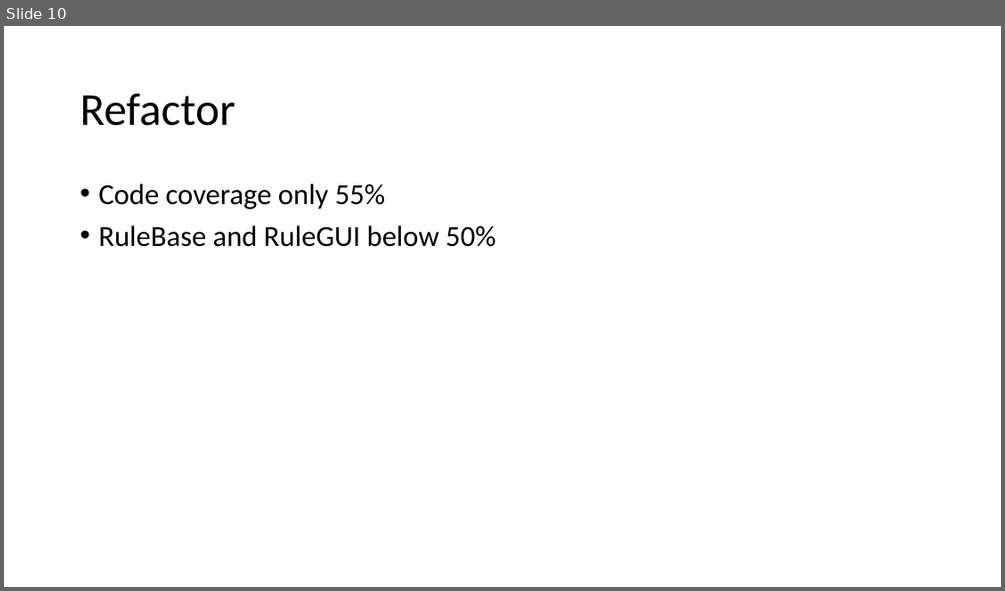
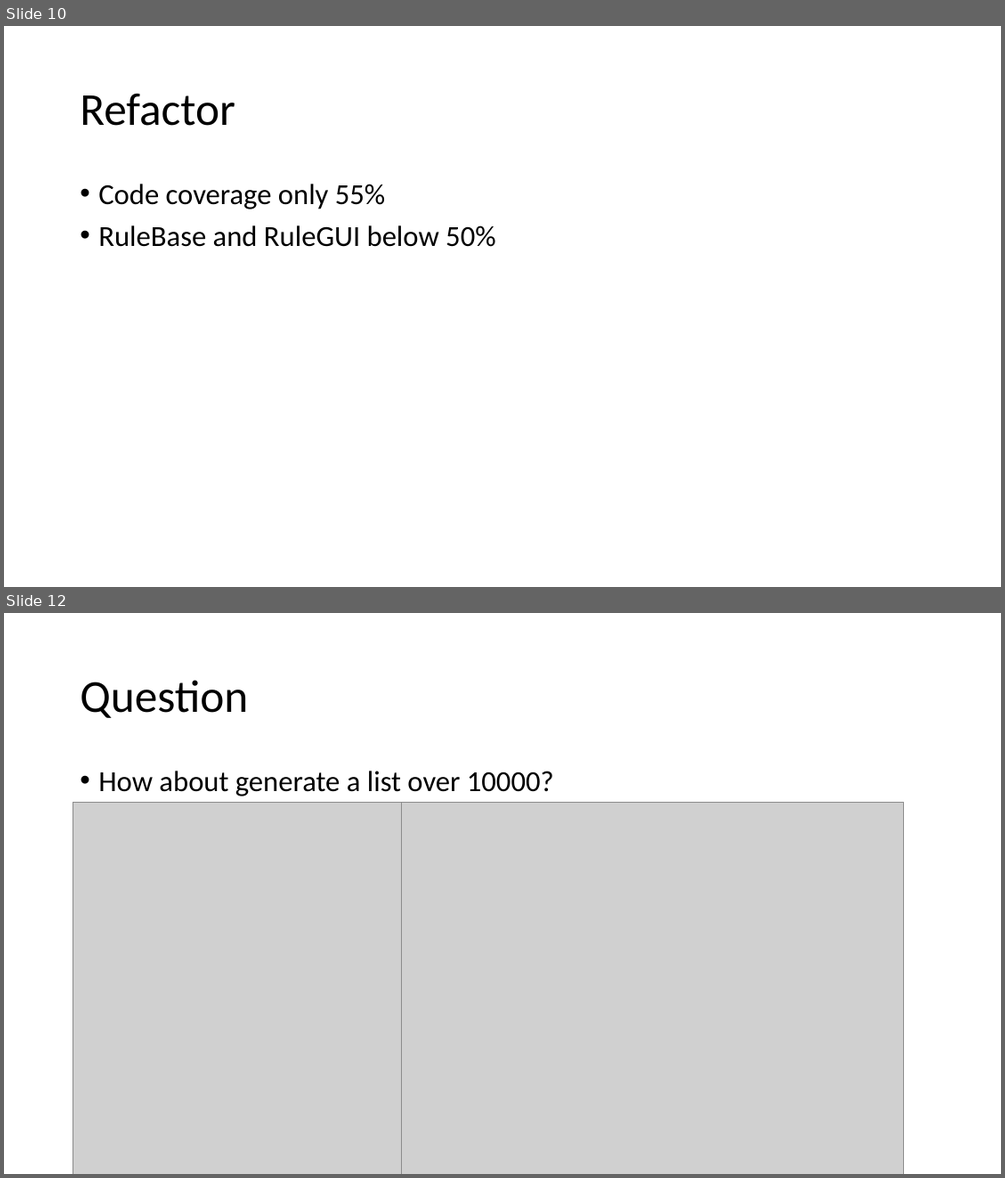
Before and after one commit to ernie55ernie/ShoppingCart, a slide deck: DM_PJ03_Probability.pptx. Shown one above the other, each under a label of ours: slide 10 before the commit, slides 10 and 12 after it; the slides between them are not shown. The pictures are 1005x591 and 1005x1178 pixels, drawn with LibreOffice and Linux fonts; fonts in the diff are those of the drawing; grey boxes stand for pictures. Boxes give left, top, right and bottom in pixels: in the first picture for what was removed or moved away, otherwise in the second. Text is boxed around its words. In the diff, an @@ line names an element or a change of style, - is before the commit and + after.

```diff
--- a/DM_PJ03_Probability.pptx
+++ b/DM_PJ03_Probability.pptx
@@ slide 12 added at <box>4,613,1001,1174</box>, background #FFFFFF @@
@@ title added at <box>80,680,248,718</box>, 44 pt, text #000000 @@
+Question
@@ text added at <box>98,771,554,796</box>, 28 pt, text #000000 @@
+• How about generate a list over 10000?
@@ picture added at <box>73,803,402,1174</box> @@
@@ picture added at <box>401,803,904,1174</box> @@
```
Also in this commit, not shown: 2 slides changed, 3 other slides added, 3 other files.
